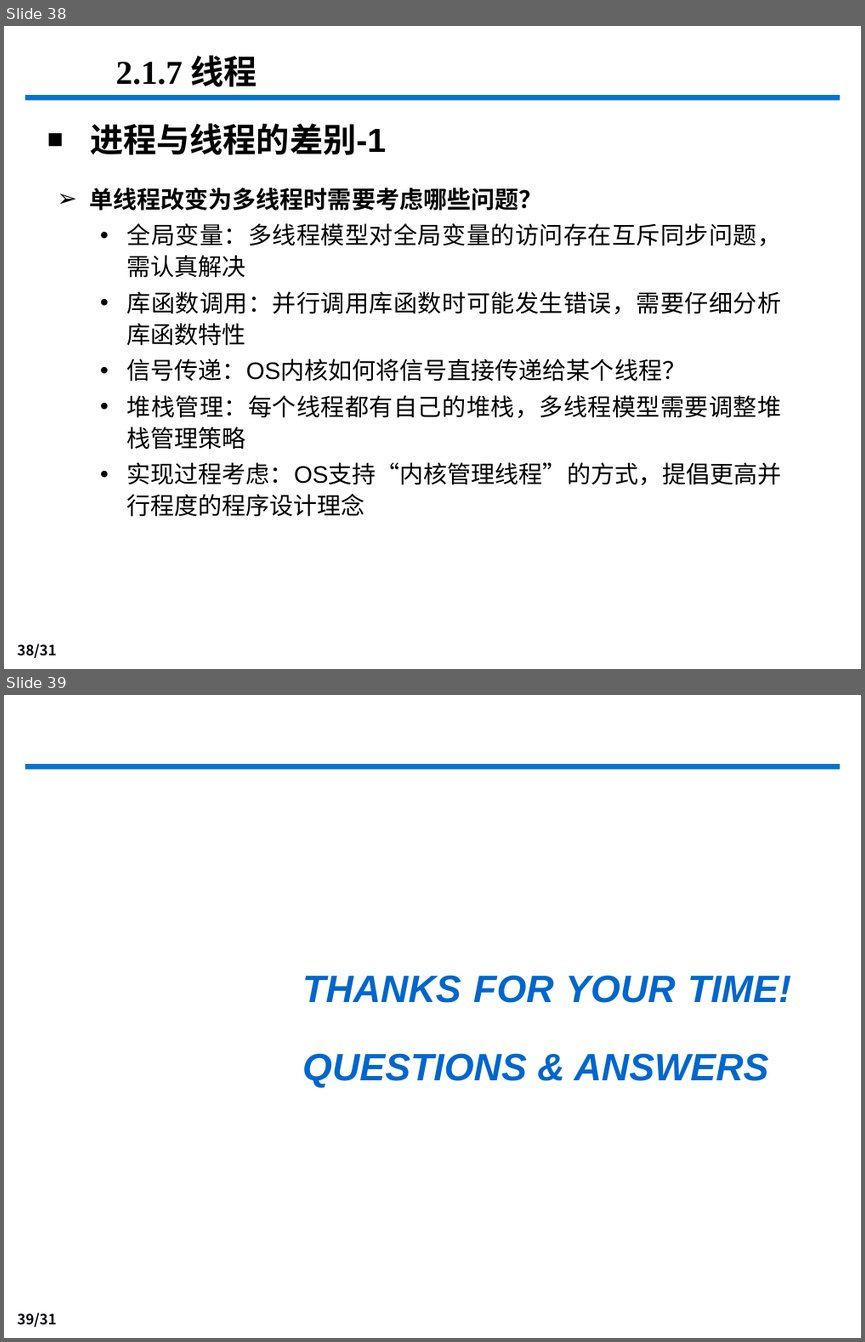
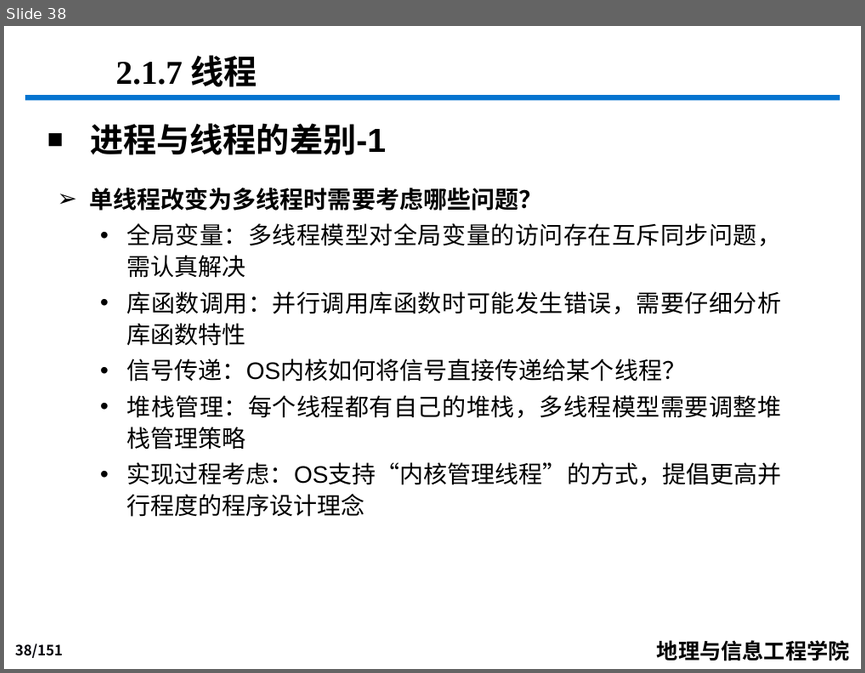
Before and after one commit to djzgroup/djzgroup.github.io, a slide deck: course/os/cha_2_process.pptx. Shown one above the other, each under a label of ours: slides 38 and 39 before the commit, slide 38 after it. The pictures are 865x1342 and 865x673 pixels, drawn with LibreOffice and Linux fonts; fonts in the diff are those of the drawing; background and template pictures are left out. Boxes give left, top, right and bottom in pixels: in the first picture for what was removed or moved away, otherwise in the second. Text is boxed around its words. In the diff, an @@ line names an element or a change of style, - is before the commit and + after.

```diff
--- a/course/os/cha_2_process.pptx
+++ b/course/os/cha_2_process.pptx
@@ slide 39 removed at (4,695,861,1338), background #FFFFFF; not listed: 2 template elements that a slide beside it also shows @@
@@ text removed at (302,975,791,1088) @@
-THANKS FOR YOUR TIME! QUESTIONS & ANSWERS
@@ slide 38 changed as well @@
@@ page number at (15,643,63,658): text changed @@
-38/31
+38/151
@@ text added at (657,640,850,661), 18 pt, text #000000, bold @@
+地理与信息工程学院
```
Also in this commit, not shown: 37 other slides changed, 113 slides added.
